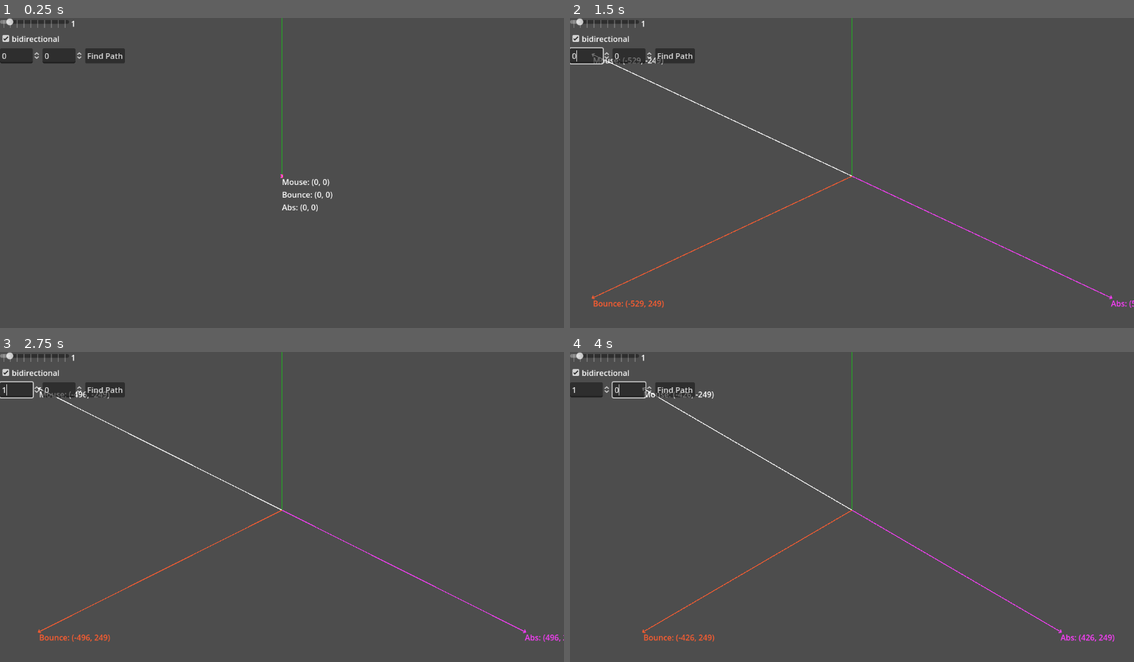
Above: before the commit, frames 1-4 (two rows, left to right).
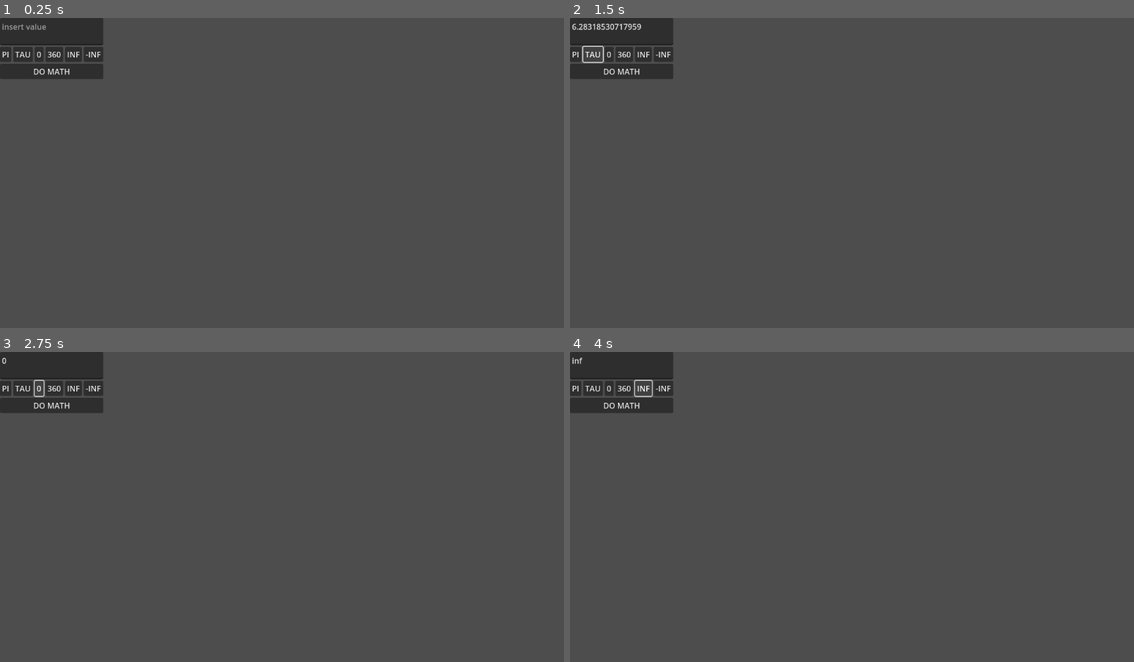
Above: after the commit, the same moments.

Repository: SnekOfSpice/godot4-built-ins
Game: Godot game, scene res://global_scope/global_math.tscn
Two runs of this game, one before a commit and one after it. Both use one fixed random seed, a clock stepped at 60 frames per second and the inputs below. Before the commit the project starts from res://vector/vector_math.tscn. The engine's default icon, where the game draws it, is replaced by a stand-in: a white triangle on a blue panel in a dark square.
Inputs (mouse positions are in pixels of both pictures, inside the frame that each line leads up to):
- Up to frame 1 (0.25 s): no input
- Up to frame 2 (1.5 s): click (575, 55) at 0.5 s, where only the run after the commit has a clickable "PI"; click (592, 55) at 1.25 s, where only the run after the commit has a clickable "TAU"
- Up to frame 3 (2.75 s): click (39, 389) at 2 s, where only the run after the commit has a clickable "0"
- Up to frame 4 (4 s): click (626, 389) at 2.75 s, where only the run after the commit has a clickable "360"; click (643, 389) at 3.5 s, where only the run after the commit has a clickable "INF"

The runs differ from the first frame. In frame 1, 3.2% of the frame differs, in the area x 0-59%, y 0-63%; in frame 2, 3.8%, in the area x 0-100%, y 0-94%; in frame 3, 3.7%; in frame 4, 3.8%.

Commit message:
start work on math scene

Diff:
--- /dev/null
+++ b/global_scope/global_math.gd
@@ -0,0 +1,50 @@
+extends Control
+
+
+@onready var value_edit = find_child("ValueEdit")
+
+
+func calculate_everything():
+	var value = float(value_edit.text)
+	if value_edit.text == str(INF):
+		value = INF
+	if value_edit.text == str(-INF):
+		value = -INF
+
+	for c in $HBoxContainer/ResultContainer.get_children():
+		c.queue_free()
+
+	make_new_label(str("abs ", abs(value)))
+	make_new_label(str("atan ", atan(value)))
+
+func make_new_label(text: String):
+	var new_label = Label.new()
+	$HBoxContainer/ResultContainer.add_child(new_label)
+	new_label.text = text
+
+func _on_pi_button_pressed() -> void:
+	value_edit.text = str(PI)
+
+
+func _on_zero_button_pressed() -> void:
+	value_edit.text = str(0)
+
+
+func _on_neg_inf_button_pressed() -> void:
+	value_edit.text = str(-INF)
+
+
+func _on_inf_button_pressed() -> void:
+	value_edit.text = str(INF)
+
+
+func _on_tau_button_pressed() -> void:
+	value_edit.text = str(TAU)
+
+
+func _on_three_sixty_button_pressed() -> void:
+	value_edit.text = str(360)
+
+
+func _on_calculate_everything_button_pressed() -> void:
+	calculate_everything()
--- /dev/null
+++ b/global_scope/global_math.tscn
@@ -0,0 +1,70 @@
+[gd_scene load_steps=2 format=3 uid="uid://ifrtnlwiueid"]
+
+[ext_resource type="Script" path="res://global_scope/global_math.gd" id="1_1pse4"]
+
+[node name="GlobalMath" type="Control"]
+layout_mode = 3
+anchors_preset = 15
+anchor_right = 1.0
+anchor_bottom = 1.0
+grow_horizontal = 2
+grow_vertical = 2
+script = ExtResource("1_1pse4")
+
+[node name="HBoxContainer" type="HBoxContainer" parent="."]
+layout_mode = 1
+anchors_preset = 15
+anchor_right = 1.0
+anchor_bottom = 1.0
+grow_horizontal = 2
+grow_vertical = 2
+
+[node name="VBoxContainer" type="VBoxContainer" parent="HBoxContainer"]
+layout_mode = 2
+
+[node name="ValueEdit" type="TextEdit" parent="HBoxContainer/VBoxContainer"]
+custom_minimum_size = Vector2(155.225, 55.76)
+layout_mode = 2
+placeholder_text = "insert value"
+
+[node name="HBoxContainer" type="HBoxContainer" parent="HBoxContainer/VBoxContainer"]
+layout_mode = 2
+
+[node name="PiButton" type="Button" parent="HBoxContainer/VBoxContainer/HBoxContainer"]
+layout_mode = 2
+text = "PI"
+
+[node name="TauButton" type="Button" parent="HBoxContainer/VBoxContainer/HBoxContainer"]
+layout_mode = 2
+text = "TAU"
+
+[node name="ZeroButton" type="Button" parent="HBoxContainer/VBoxContainer/HBoxContainer"]
+layout_mode = 2
+text = "0"
+
+[node name="ThreeSixtyButton" type="Button" parent="HBoxContainer/VBoxContainer/HBoxContainer"]
+layout_mode = 2
+text = "360"
+
+[node name="InfButton" type="Button" parent="HBoxContainer/VBoxContainer/HBoxContainer"]
+layout_mode = 2
+text = "INF"
+
+[node name="NegInfButton" type="Button" parent="HBoxContainer/VBoxContainer/HBoxContainer"]
+layout_mode = 2
+text = "-INF"
+
+[node name="CalculateEverythingButton" type="Button" parent="HBoxContainer/VBoxContainer"]
+layout_mode = 2
+text = "DO MATH"
+
+[node name="ResultContainer" type="VBoxContainer" parent="HBoxContainer"]
+layout_mode = 2
+
+[connection signal="pressed" from="HBoxContainer/VBoxContainer/HBoxContainer/PiButton" to="." method="_on_pi_button_pressed"]
+[connection signal="pressed" from="HBoxContainer/VBoxContainer/HBoxContainer/TauButton" to="." method="_on_tau_button_pressed"]
+[connection signal="pressed" from="HBoxContainer/VBoxContainer/HBoxContainer/ZeroButton" to="." method="_on_zero_button_pressed"]
+[connection signal="pressed" from="HBoxContainer/VBoxContainer/HBoxContainer/ThreeSixtyButton" to="." method="_on_three_sixty_button_pressed"]
+[connection signal="pressed" from="HBoxContainer/VBoxContainer/HBoxContainer/InfButton" to="." method="_on_inf_button_pressed"]
+[connection signal="pressed" from="HBoxContainer/VBoxContainer/HBoxContainer/NegInfButton" to="." method="_on_neg_inf_button_pressed"]
+[connection signal="pressed" from="HBoxContainer/VBoxContainer/CalculateEverythingButton" to="." method="_on_calculate_everything_button_pressed"]
--- a/project.godot
+++ b/project.godot
@@ -11,7 +11,7 @@
 [application]
 
 config/name="Godot 4 Built-ins"
-run/main_scene="res://vector/vector_math.tscn"
+run/main_scene="res://global_scope/global_math.tscn"
 config/features=PackedStringArray("4.1", "GL Compatibility")
 config/icon="res://icon.svg"
 
--- a/vector/Arrow.gd
+++ b/vector/Arrow.gd
@@ -28,6 +28,8 @@
 	$Arrowhead.rotation = atan2(dir.y, dir.x) + PI * 0.5
 	$Arrowhead.position = target
 
+	if not visible:
+		return
 	if target.distance_to(VectorLabels.mousePos) < 10:
 		$Label.visible = false
 		VectorLabels.store_string(str(label_prefix, ": ", target))
@@ -38,3 +40,8 @@
 
 func set_text(new_text: String):
 	$Label.text = new_text
+
+func _unhandled_input(event: InputEvent) -> void:
+	if event is InputEventKey:
+		if event.pressed and event.as_text_key_label() == str(get_index()):
+			visible = not visible
--- a/vector/vector_math.gd
+++ b/vector/vector_math.gd
@@ -3,9 +3,17 @@
 var normal := Vector2.UP
 var horizon := Vector2.RIGHT
 
+var ref_pos := Vector2()
+
 var horizon_rotation := 0.0
 
-# Called every frame. 'delta' is the elapsed time since the previous frame.
+func _ready() -> void:
+	var s = ""
+	for a in $Arrows.get_children():
+		s += str(a.get_index(), " - ", a.name)
+		s += "\n"
+	find_child("HotkeyLabel").text = s
+
 func _process(delta: float) -> void:
 	queue_redraw()
 
@@ -20,25 +28,72 @@
 	$Arrows/Bounce.position = center_origin
 	$Arrows/Bounce.origin = Vector2.ZERO
 	$Arrows/Bounce.target = (mouse_pos).bounce(normal)
+	$Arrows/Bounce.label_prefix = str(".bounce(", normal,")")
 
 	$Arrows/Abs.position = center_origin
 	$Arrows/Abs.origin = Vector2.ZERO
 	$Arrows/Abs.target = abs(mouse_pos)
 
-	$StoredLabel.position = get_local_mouse_position()
-	$StoredLabel.text = VectorLabels.concat_stored_strings()
+	$Arrows/Reference.position = center_origin
+	$Arrows/Reference.origin = Vector2.ZERO
+	$Arrows/Reference.target = ref_pos
+
+	$Arrows/Project.position = center_origin
+	$Arrows/Project.origin = Vector2.ZERO
+	$Arrows/Project.target = mouse_pos.project(ref_pos)
+
+	$Arrows/Orthogonal.position = center_origin
+	$Arrows/Orthogonal.origin = Vector2.ZERO
+	$Arrows/Orthogonal.target = mouse_pos.orthogonal()
+
+	$Arrows/Reflect.position = center_origin
+	$Arrows/Reflect.origin = Vector2.ZERO
+	$Arrows/Reflect.target = mouse_pos.reflect(normal)
+
+	$Arrows/Slerp.position = center_origin
+	$Arrows/Slerp.origin = Vector2.ZERO
+	$Arrows/Slerp.target = mouse_pos.slerp(normal, 0.5)
+
+	$Arrows/Slide.position = center_origin
+	$Arrows/Slide.origin = Vector2.ZERO
+	$Arrows/Slide.target = mouse_pos.slide(normal)
+
+	#$StoredLabel.position = get_local_mouse_position()
+
+	VectorLabels.store_string("-------")
+	VectorLabels.store_string(str(".angle(): ", mouse_pos.angle()))
+	VectorLabels.store_string(str(".aspect(): ", mouse_pos.aspect()))
+	VectorLabels.store_string(str(".cross(ref): ", mouse_pos.cross(ref_pos)))
+	VectorLabels.store_string(str(".dot(ref): ", mouse_pos.dot(ref_pos)))
+
+
+	find_child("StoredLabel").text = VectorLabels.concat_stored_strings()
 
 
 func _unhandled_input(event: InputEvent) -> void:
 	if event is InputEventMouseButton:
 		if event.button_index == MOUSE_BUTTON_WHEEL_DOWN:
 			$Horizon.rotation_degrees += 1
+			normal = normal.rotated(PI*0.01)
 		if event.button_index == MOUSE_BUTTON_WHEEL_UP:
 			$Horizon.rotation_degrees -= 1
+			normal = normal.rotated(PI*-0.01)
+		if event.button_index == MOUSE_BUTTON_RIGHT:
+			if event.pressed:
+				ref_pos = VectorLabels.mousePos
 
 	if event is InputEventKey:
 		if event.keycode == KEY_SPACE:
 			$Horizon.rotation_degrees = 0
+			normal = Vector2.UP
+		if event.keycode == KEY_LEFT:
+			ref_pos = Vector2.LEFT * get_viewport().size.x * 0.25
+		if event.keycode == KEY_RIGHT:
+			ref_pos = Vector2.RIGHT * get_viewport().size.x * 0.25
+		if event.keycode == KEY_UP:
+			ref_pos = Vector2.UP * get_viewport().size.y * 0.25
+		if event.keycode == KEY_DOWN:
+			ref_pos = Vector2.DOWN * get_viewport().size.y * 0.25
 
 func _draw() -> void:
 	draw_line(get_viewport().size * 0.5, get_viewport().size * 0.5 + normal * 500, Color.GREEN, 1.0)
--- a/vector/vector_math.tscn
+++ b/vector/vector_math.tscn
@@ -10,7 +10,27 @@
 
 [node name="CanvasLayer" type="CanvasLayer" parent="."]
 
+[node name="VBoxContainer2" type="VBoxContainer" parent="CanvasLayer"]
+anchors_preset = 11
+anchor_left = 1.0
+anchor_right = 1.0
+anchor_bottom = 1.0
+offset_left = -1.0
+grow_horizontal = 0
+grow_vertical = 2
+
+[node name="StoredLabel" type="Label" parent="CanvasLayer/VBoxContainer2"]
+layout_mode = 2
+horizontal_alignment = 2
+
+[node name="HotkeyLabel" type="Label" parent="CanvasLayer/VBoxContainer2"]
+layout_mode = 2
+size_flags_vertical = 10
+horizontal_alignment = 2
+vertical_alignment = 2
+
 [node name="HUD" parent="CanvasLayer" instance=ExtResource("2_mrthy")]
+visible = false
 
 [node name="Horizon" type="Node2D" parent="."]
 visible = false
@@ -33,16 +53,36 @@
 [node name="Arrows" type="Node2D" parent="."]
 
 [node name="ToMouse" parent="Arrows" instance=ExtResource("4_bqt5q")]
-label_prefix = "Mouse"
+label_prefix = "local pos"
 
 [node name="Bounce" parent="Arrows" instance=ExtResource("4_bqt5q")]
 default_color = Color(1, 0.364706, 0.188235, 1)
-label_prefix = "Bounce"
+label_prefix = ".bounve(n)"
 
 [node name="Abs" parent="Arrows" instance=ExtResource("4_bqt5q")]
 default_color = Color(1, 0.239216, 1, 1)
-label_prefix = "Abs"
+label_prefix = "abs()"
 
-[node name="StoredLabel" type="Label" parent="."]
-offset_right = 40.0
-offset_bottom = 23.0
+[node name="Reference" parent="Arrows" instance=ExtResource("4_bqt5q")]
+default_color = Color(0.709804, 0.882353, 0.235294, 1)
+label_prefix = "REF"
+
+[node name="Project" parent="Arrows" instance=ExtResource("4_bqt5q")]
+default_color = Color(0.921569, 0.321569, 0.666667, 1)
+label_prefix = ".project(ref)"
+
+[node name="Orthogonal" parent="Arrows" instance=ExtResource("4_bqt5q")]
+default_color = Color(0.490196, 0.501961, 0.964706, 1)
+label_prefix = ".orthogonal()"
+
+[node name="Reflect" parent="Arrows" instance=ExtResource("4_bqt5q")]
+default_color = Color(0.627451, 0.721569, 0.878431, 1)
+label_prefix = ".reflect(n)"
+
+[node name="Slerp" parent="Arrows" instance=ExtResource("4_bqt5q")]
+default_color = Color(0.423529, 0.678431, 0.466667, 1)
+label_prefix = ".slide(n)"
+
+[node name="Slide" parent="Arrows" instance=ExtResource("4_bqt5q")]
+default_color = Color(0.188235, 0.666667, 0.827451, 1)
+label_prefix = ".slide(n)"
